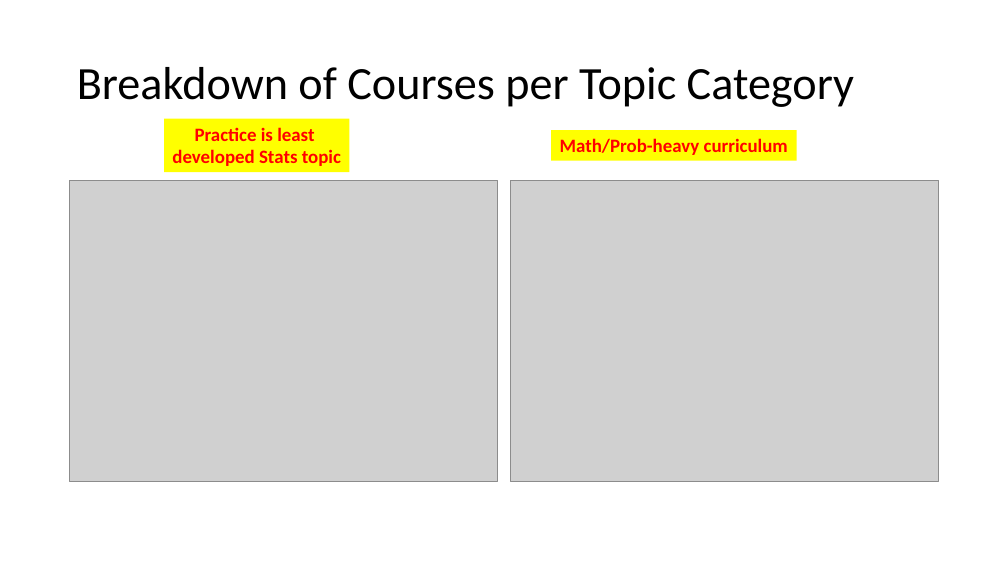
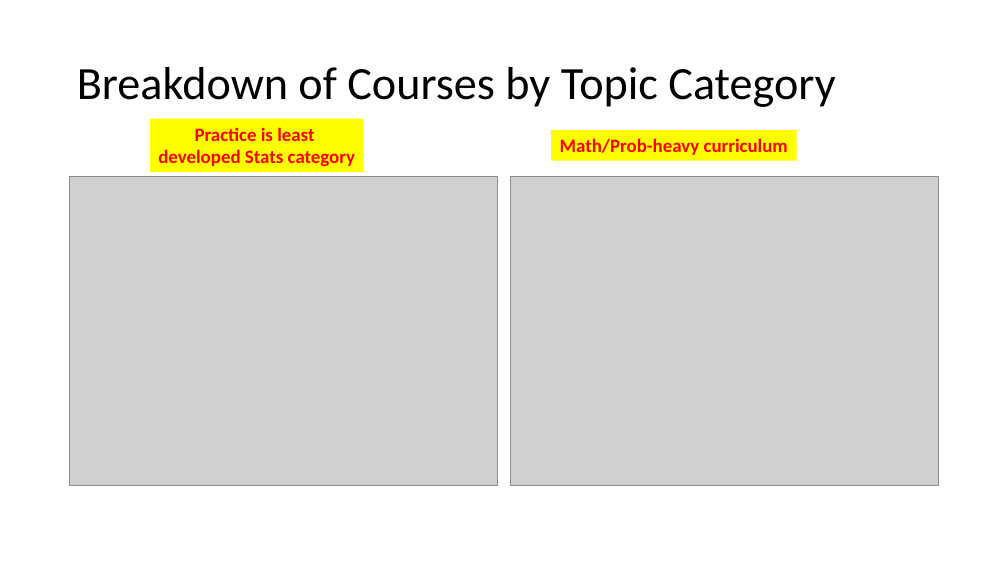
Before and after one commit to damouras/SoSC, a slide deck: slide 11 of Status fo Statistics Curricula.pptx. Drawn at 1008x567 pixels with LibreOffice and Linux fonts; fonts in the diff are those of the drawing; grey boxes stand for pictures. Boxes give left, top, right and bottom in pixels: in the first picture for what was removed or moved away, otherwise in the second. Text is boxed around its words. In the diff, an @@ line names an element or a change of style, - is before the commit and + after.

```diff
--- a/Status fo Statistics Curricula.pptx
+++ b/Status fo Statistics Curricula.pptx
@@ title at [77, 67, 835, 107]: text changed @@
-Breakdown of Courses per Topic Category
+Breakdown of Courses by Topic Category
@@ rectangle "Practice is least": place and size @@
-rectangle "Practice is least" at [164, 119, 349, 172]
+rectangle "Practice is least" at [150, 119, 364, 172]
@@ text in rectangle at [158, 149, 355, 167]: text changed @@
-developed Stats topic
+developed Stats category
@@ picture: place and size @@
-picture at [70, 180, 498, 481]
+picture at [70, 176, 498, 485]
@@ picture: place and size @@
-picture at [510, 180, 939, 481]
+picture at [510, 176, 939, 485]
```
Also in this commit, not shown: 8 other slides changed, 4 other files.
